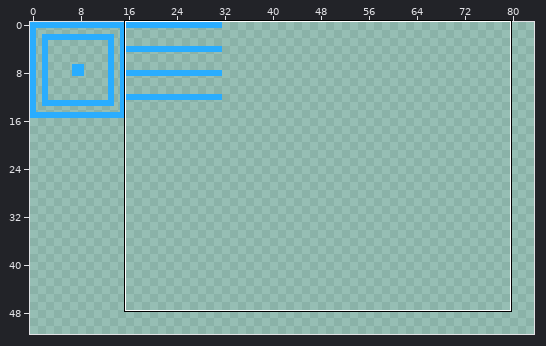
Two states of a pixel-art file, assets/images/tilesheet.aseprite. The picture above shows the old version from afar; the outline marks the close-up.
Close-up. First the earlier version:
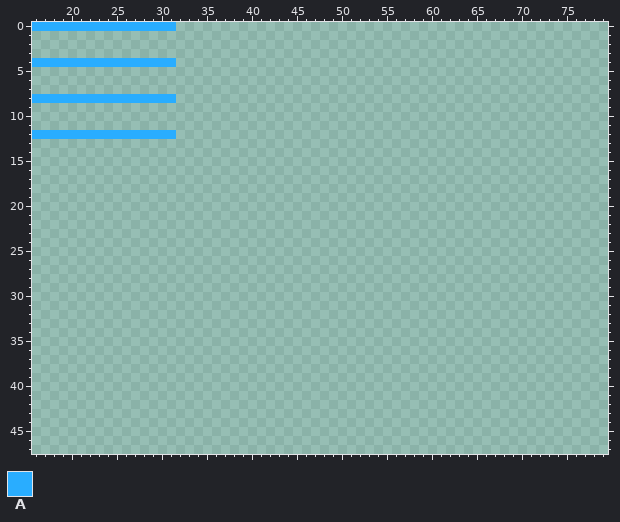
512x512 pixels, 1 frame. Shown: x 16..79, y 0..47. The wide view leaves out empty margins.
Palette (. is transparent): A #29adff
Pixels before (only the part around the change), first column x 16:
 0 AAAAAAAAAAAAAAAA................................................
 1 ................................................................
 2 ................................................................
 3 ................................................................
 4 AAAAAAAAAAAAAAAA................................................
 5 ................................................................
 6 ................................................................
 7 ................................................................
 8 AAAAAAAAAAAAAAAA................................................
 9 ................................................................
10 ................................................................
11 ................................................................
12 AAAAAAAAAAAAAAAA................................................
13 ................................................................
14 ................................................................
15 ................................................................
16 ................................................................
17 ................................................................
18 ................................................................
19 ................................................................
20 ................................................................
21 ................................................................
22 ................................................................
23 ................................................................
24 ................................................................
25 ................................................................
26 ................................................................
27 ................................................................
28 ................................................................
29 ................................................................
30 ................................................................
31 ................................................................
32 ................................................................
33 ................................................................
34 ................................................................
35 ................................................................
36 ................................................................
37 ................................................................
38 ................................................................
39 ................................................................
40 ................................................................
41 ................................................................
42 ................................................................
43 ................................................................
44 ................................................................
45 ................................................................
46 ................................................................
47 ................................................................
Now the later version:
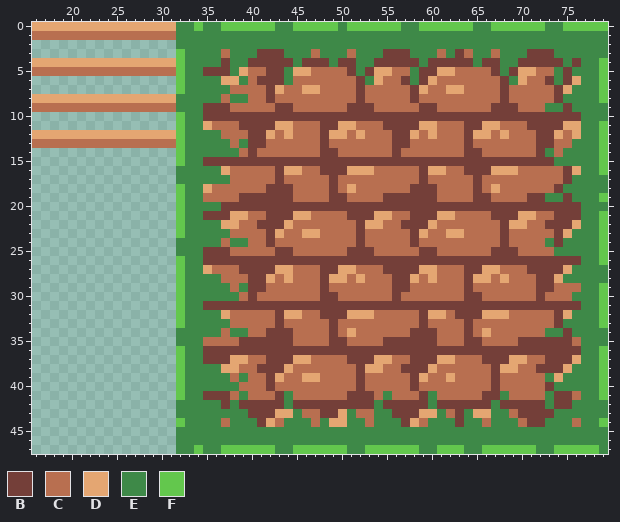
Colours new in this view: B #743f39  C #b86f50  D #e4a672  E #3e8948  F #63c74d
Diff:
y 0: x 16..79 AAAAAAAAAAAAAAAA................................................ -> DDDDDDDDDDDDDDDDEEFEEFFFFFFEEFFFFFEFFFFFFEEFFFFFFEEFFFFFFEEFFFFF
y 1: x 16..79 ................................................................ -> CCCCCCCCCCCCCCCCEEEEEEEEEEEEEEEEEEEEEEEEEEEEEEEEEEEEEEEEEEEEEEEE
y 2: x 32..79 ................................................ -> EEEEEEEEEEEEEEEEEEEEEEEEEEEEEEEEEEEEEEEEEEEEEEEE
y 3: x 32..79 ................................................ -> FEEEECEEEBBBEEECEEECEEEBBBEEECEBCEECEEEBBBEEEEEE
y 4: x 16..79 AAAAAAAAAAAAAAAA................................................ -> DDDDDDDDDDDDDDDDFEEEEBEEBBBBBEBBBEBBEEBBBBBEBBBBBEBBEEBBBBBEBEEF
y 5: x 16..79 ................................................................ -> CCCCCCCCCCCCCCCCFEEBBBEDCCBBEDDCCCCBEBDDCCEBBDDCCCCBEBDDCCEBEEEF
y 6: x 32..79 ................................................ -> FEEEEDDECBBBECCCCCCCBEDCCBEBDCCCCCCCBEDCCBEBDEEF
y 7: x 32..79 ................................................ -> FEEEEECCCCBDCCDDCCCCBCCCCCBDCCDDCCCCBCCCCCBDEEEF
y 8: x 16..79 AAAAAAAAAAAAAAAA................................................ -> DDDDDDDDDDDDDDDDEEEEECEECCBCCCCCCCCCBCCCCCBCCCCCCCCCBCCCCCBEEEEF
y 9: x 16..79 ................................................................ -> CCCCCCCCCCCCCCCCEEEBBBCCCCCBBCCCCCCBBBCCCCCBBCCCCCCBBBCCCEEBEEEE
y 10: x 32..79 ................................................ -> FEEBBBBBBBBBBBBBBBBBBBBBBBBBBBBBBBBBBBBBBBBBBEEE
y 11: x 32..79 ................................................ -> FEEDCCCBBBBDDCCCBBDDCCCBBBBDDCCCBBDDCCCBBBBDDEEF
y 12: x 16..79 AAAAAAAAAAAAAAAA................................................ -> DDDDDDDDDDDDDDDDFEEEECCCBBDCDCCCBDDCDCCCBBDCDCCCBDDCDCCCBBDCDEEF
y 13: x 16..79 ................................................................ -> CCCCCCCCCCCCCCCCFEEEEECEBBCCCCCCBCCCCCCCBBCCCCCCBCCCCCCCBBCCEEEF
y 14: x 32..79 ................................................ -> FEEEEEECBCCCCCCCBBCCCCCCBCCCCCCCBBCCCCCCBECEEEEF
y 15: x 32..79 ................................................ -> FEEBBBBBBBBBBBBBBBBBBBBBBBBBBBBBBBBBBBBBBBEEEEEF
y 16: x 32..79 ................................................ -> EEEEEDCCCCCBDDCCBBBDDDCCCCCBDDCCBBBDDDCCCCCBDEEF
y 17: x 32..79 ................................................ -> EEEEEECCCCCBCCCCCBCCCCCCCCCBCCCCCBCCCCCCCCCBEEEE
y 18: x 32..79 ................................................ -> FEEDCCCCCCBBBCCCCBCDCCCCCCBBBCCCCBCDCCCCCCBEEEEE
y 19: x 32..79 ................................................ -> FEECCCCBBBBBBCCCCBBCCCCBBBBBBCCCCBBCCCCBBEEBEEEF
y 20: x 32..79 ................................................ -> FEEEEBBBBBBBBBBBBBBBBBBBBBBBBBBBBBBBBBBBBBBBBEEE
y 21: x 32..79 ................................................ -> FEEBBBDDCCBBBDDCCCCBBBDDCCBBBDDCCCCBBBDDCCBBBEEF
y 22: x 32..79 ................................................ -> FEEEEDDCCBBBDCCCCCCCBDDCCBBBDCCCCCCCBDDCCBBBDEEF
y 23: x 32..79 ................................................ -> FEEEEECCCCBDCCDDCCCCBCCCCCBDCCDDCCCCBCCCCCBDEEEF
y 24: x 32..79 ................................................ -> EEEEECEECCBCCCCCCCCCBCCCCCBCCCCCCCCCBCCCCEBEEEEF
y 25: x 32..79 ................................................ -> EEEBBBCCCCCBBCCCCCCBBBCCCCCBBCCCCCCBBBCCCCEEEEEF
y 26: x 32..79 ................................................ -> FEEBBBBBBBBBBBBBBBBBBBBBBBBBBBBBBBBBBBBBBBBBBEEF
y 27: x 32..79 ................................................ -> FEEDCCCBBBBDDCCCBBDDCCCBBBBDDCCCBBDDCCCBBBBDEEEE
y 28: x 32..79 ................................................ -> FEEEECCCBBDCDCCCBDDCDCCCBBDCDCCCBDDCDCCCBBDEEEEE
y 29: x 32..79 ................................................ -> FEEEEECEBBCCCCCCBCCCCCCCBBCCCCCCBCCCCCCCBBCCCEEF
y 30: x 32..79 ................................................ -> FEEEEEECBCCCCCCCBBCCCCCCBCCCCCCCBBCCCCCCBCCCEEEF
y 31: x 32..79 ................................................ -> FEEBBBBBBBBBBBBBBBBBBBBBBBBBBBBBBBBBBBBBBBBBBEEF
y 32: x 32..79 ................................................ -> FEEEEDCCCCCBDDCCBBBDDDCCCCCBDDCBBBDDDCCCCCBDEEEF
y 33: x 32..79 ................................................ -> FEEEEECCCCCBCCCCCBCCCCCCCCCBCCCCBCCCCCCCCCBEEEEF
y 34: x 32..79 ................................................ -> EEEEECEECCBBBCCCCBCDCCCCCCBBBCCCBCDCCCCCCEEBEEEE
y 35: x 32..79 ................................................ -> EEECCCCBBBBBBCCCCBBCCCCBBBBBBCCCBBCCCCBBBBBBCEEE
y 36: x 32..79 ................................................ -> FEEBBBBBBBBBBBBBBBBBBBBBBBBBBBBBBBBBBBBBBBBBBEEF
y 37: x 32..79 ................................................ -> FEEBBBDDCCBBBDDCCCCBBBDDCCBBBDDCCCBBBDDCCBBBDEEF
y 38: x 32..79 ................................................ -> FEEEEDDCCBBBDCCCCCCCBDDCCBBBDCCCCCCBDDCCBBBDEEEF
y 39: x 32..79 ................................................ -> FEEEEECECCBDCCDDCCCCBCCCCCBDCCDCCCCBCCCCCEDEEEEF
y 40: x 32..79 ................................................ -> FEEEEEECCCBCCCCCCCCCBCCCCCBCCCCCCCCBCCCCCBEEEEEF
y 41: x 32..79 ................................................ -> FEEBBBCECCCBECCCCCCBBBCECCCBECCCCCBBECCCCEBBCEEF
y 42: x 32..79 ................................................ -> EEEEEBEBBBBBEBBBBBBBBBEBBBBBEBBBBBBEBBBBBEBBEEEE
y 43: x 32..79 ................................................ -> EEEEEEEEBBBDDECCBBDECCEEBBBDDECBEDDEECBBBBEEEEEE
y 44: x 32..79 ................................................ -> FEEEECEEEBDCEEECEDDEECEEEBDCEEEBEECEEECBBEEECEEF
y 45..46: x 32..79 ................................................ -> EEEEEEEEEEEEEEEEEEEEEEEEEEEEEEEEEEEEEEEEEEEEEEEE
y 47: x 32..79 ................................................ -> EEFEEFFFFFFEEFFFFFFEEFFFFFFEEFFFEEFFFFFFEEFFFFFE
Changed places in both close-ups, as pixel boxes (x1, y1, x2, y2):
changed: (32, 22, 608, 454)
